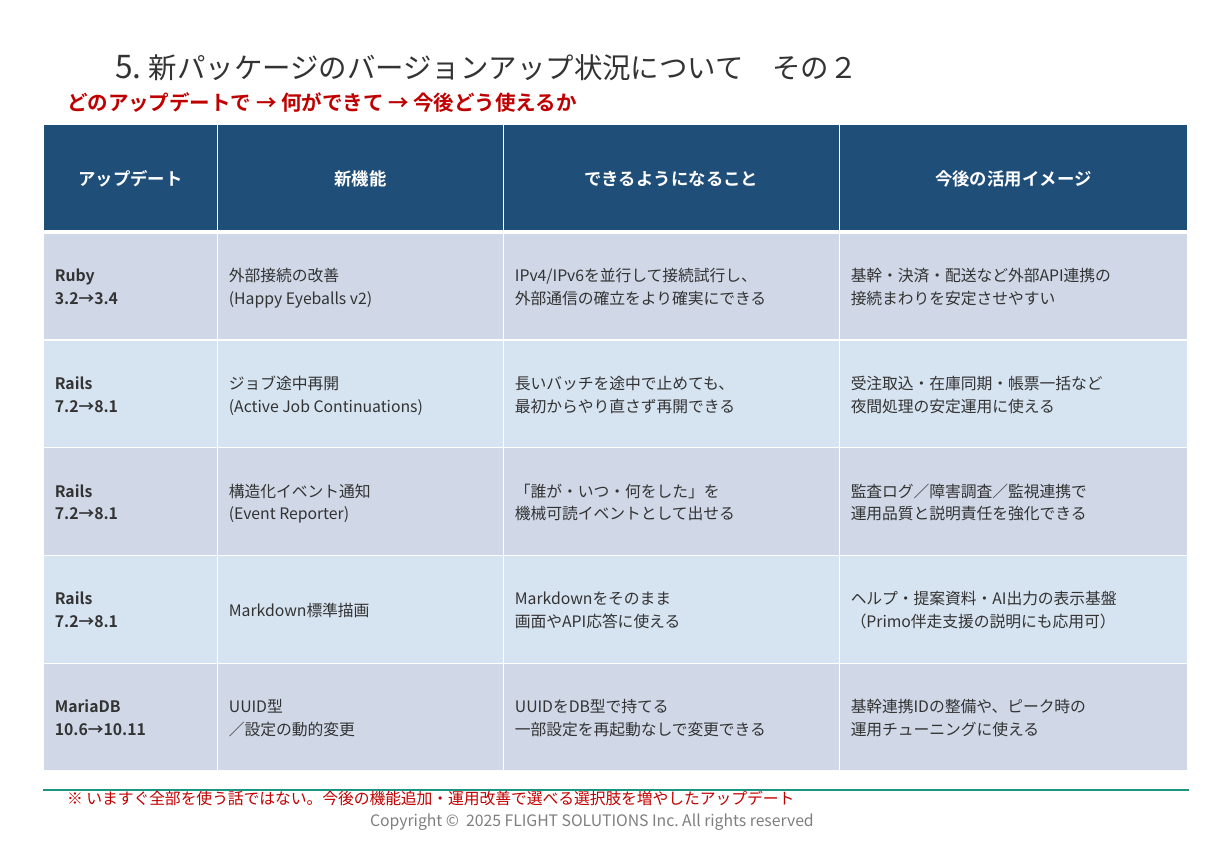
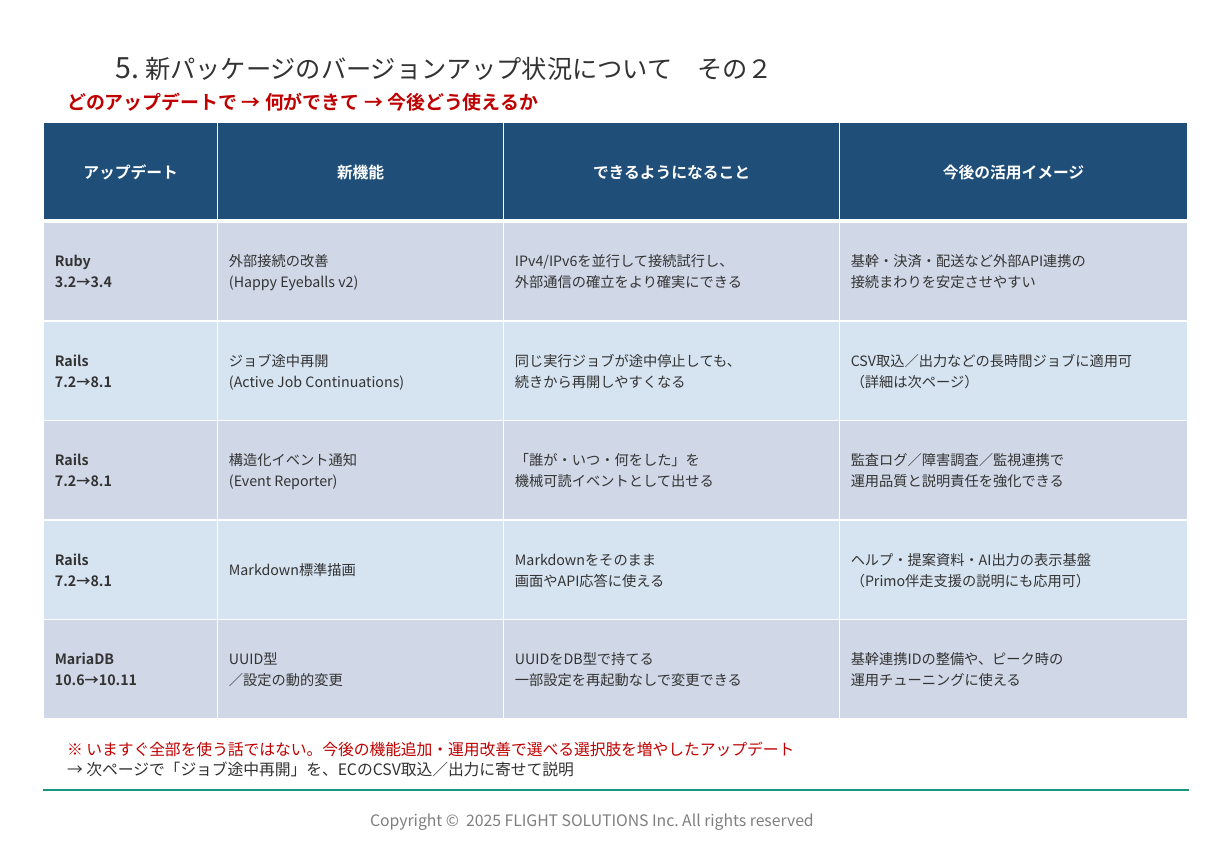
Before and after one commit to kozonoflight/git_tutorial, a slide deck: slide 14 of docs/【EC】ECサービス部_2026年7月度部会_Ver1.1.pptx. Drawn at 1232x853 pixels with LibreOffice and Linux fonts; fonts in the diff are those of the drawing; background and template pictures are left out. Boxes give left, top, right and bottom in pixels: in the first picture for what was removed or moved away, otherwise in the second. Text is boxed around its words. In the diff, an @@ line names an element or a change of style, - is before the commit and + after.

```diff
--- a/docs/【EC】ECサービス部_2026年7月度部会_Ver1.1.pptx
+++ b/docs/【EC】ECサービス部_2026年7月度部会_Ver1.1.pptx
@@ title "5. 新パッケージのバージョンアップ状況について その２" at [115,56,774,80]: size 20 to 18 pt in "5."; size 18 to 16 pt @@
@@ text "どのアップデートで → 何ができて → 今後どう使えるか" at [67,92,538,111]: size 13 to 12 pt @@
@@ table at [43,122,1188,719] @@
-row 3, column 3: 長いバッチを途中で止めても、 最初からやり直さず再開できる
+row 3, column 3: 同じ実行ジョブが途中停止しても、 続きから再開しやすくなる
-row 3, column 4: 受注取込・在庫同期・帳票一括など 夜間処理の安定運用に使える
+row 3, column 4: CSV取込／出力などの長時間ジョブに適用可 （詳細は次ページ）
@@ size 11 to 10 pt in "アップデート", "新機能", "できるようになること", "今後の活用イメージ" @@
@@ size 10 to 9 pt in "Ruby 3.2→3.4", "外部接続の改善 (Happy Eyeballs v2)", "IPv4/IPv6を並行して接続試行し、 外部通信の確立をより確実にできる", "基幹・決済・配送など外部API連携の 接続まわりを安定させやすい" and 14 more places @@
@@ text "※ いますぐ全部を使う話ではない。今後の機能追加・運用改善で選べる選択肢を増やしたアップデート": place and size @@
-text "※ いますぐ全部を使う話ではない。今後の機能追加・運用改善で選べる選択肢を増やしたアップデート" at [86,789,794,806]
+text "※ いますぐ全部を使う話ではない。今後の機能追加・運用改善で選べる選択肢を増やしたアップデート" at [86,741,794,777]
@@ text at [86,761,574,777]: paragraph added @@
+→ 次ページで「ジョブ途中再開」を、ECのCSV取込／出力に寄せて説明
```
Also in this commit, not shown: 1 slide added.
